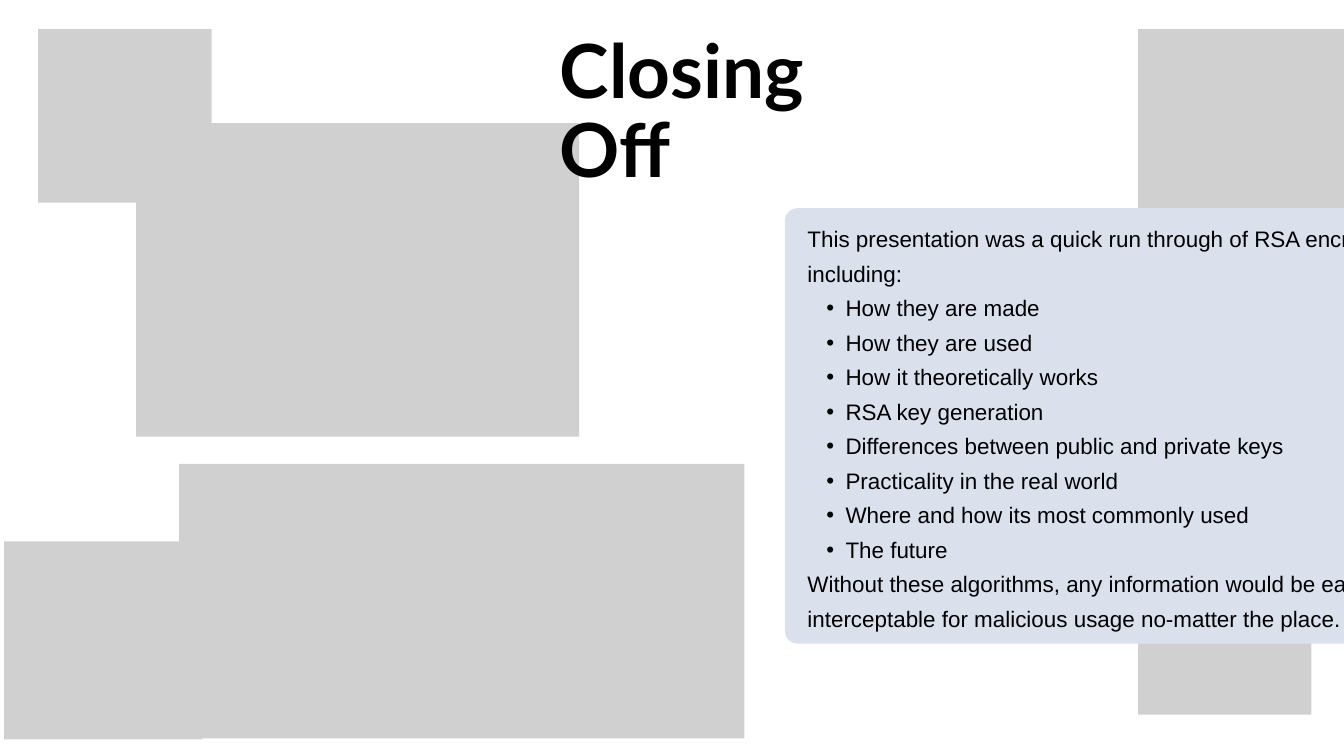
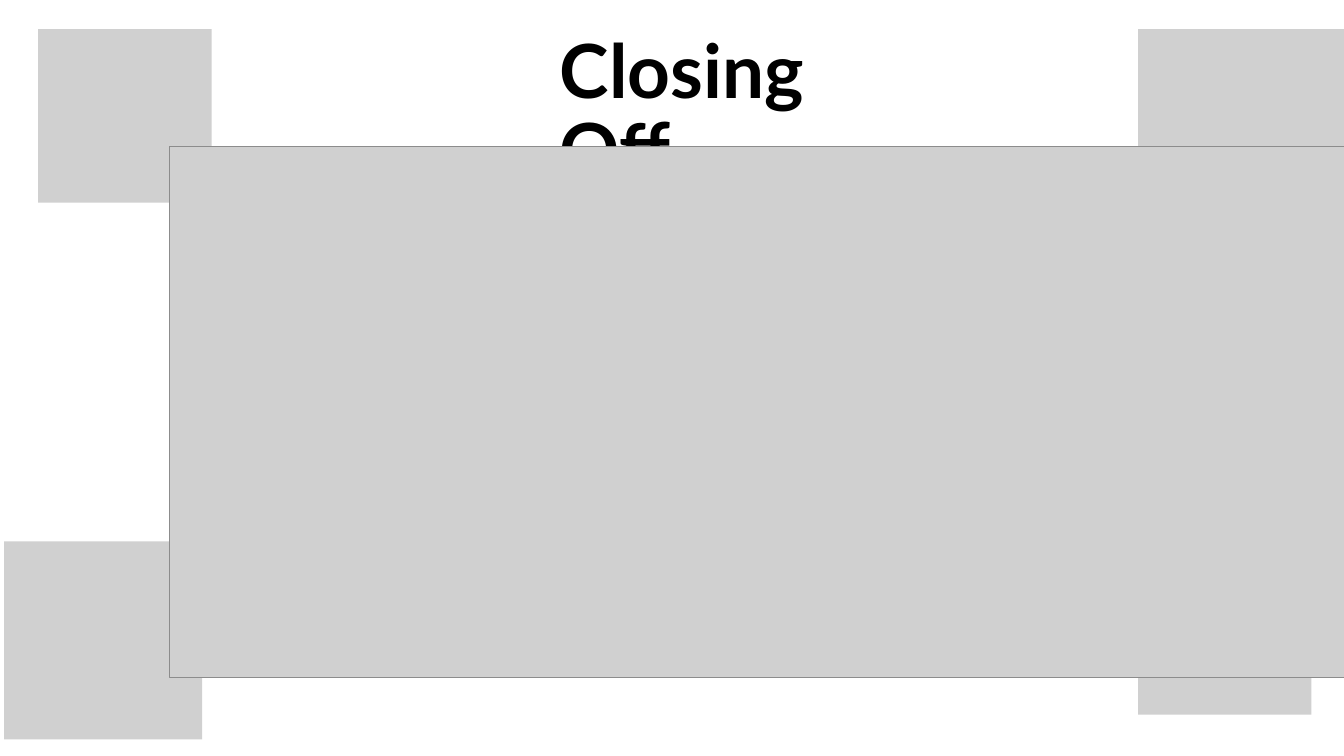
Before and after one commit to Muffinszer/cep146-teamproject1, a slide deck: slide 8 of RSA Encryption.pptx (slide 7 before the commit). Drawn at 1344x756 pixels with LibreOffice and Linux fonts; fonts in the diff are those of the drawing; grey boxes stand for pictures; background and template pictures are left out. Boxes give left, top, right and bottom in pixels: in the first picture for what was removed or moved away, otherwise in the second. Text is boxed around its words. In the diff, an @@ line names an element or a change of style, - is before the commit and + after.

```diff
--- a/RSA Encryption.pptx
+++ b/RSA Encryption.pptx
@@ picture removed at bbox=[136, 123, 579, 437] @@
@@ picture added at bbox=[170, 146, 1344, 677] @@
@@ freeform shape removed at bbox=[785, 208, 1344, 644] @@
@@ text removed at bbox=[807, 230, 1340, 632] @@
-This presentation was a quick run through of RSA encryption including:
-  • How they are made
-  • How they are used
-  • How it theoretically works
-  • RSA key generation
-  • Differences between public and private keys
-  • Practicality in the real world
-  • Where and how its most commonly used
-  • The future
-Without these algorithms, any information would be easily interceptable for malicious usage no-matter the place.
@@ picture removed at bbox=[179, 464, 744, 738] @@
```
Also in this commit, not shown: 7 other slides changed, 1 slide added.
